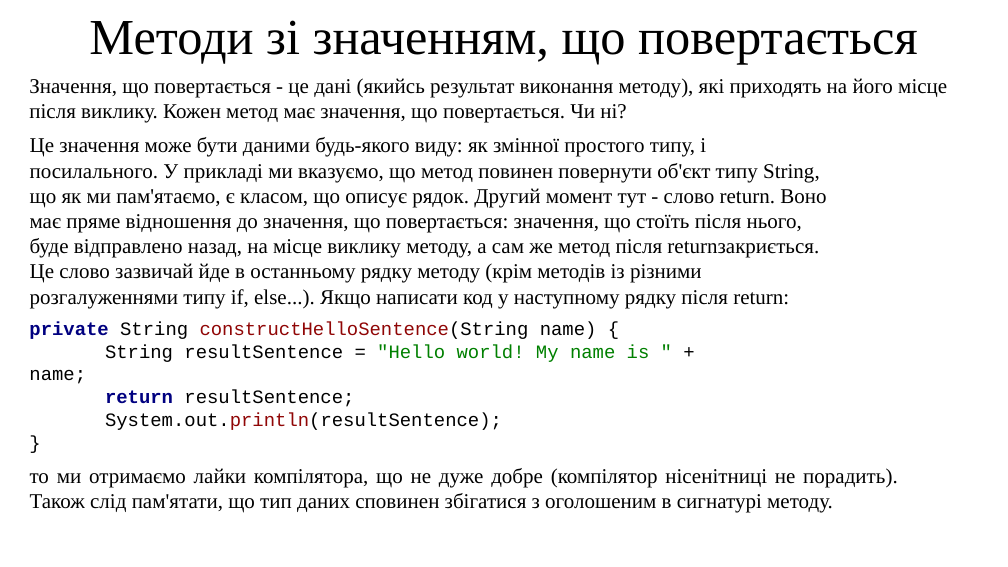
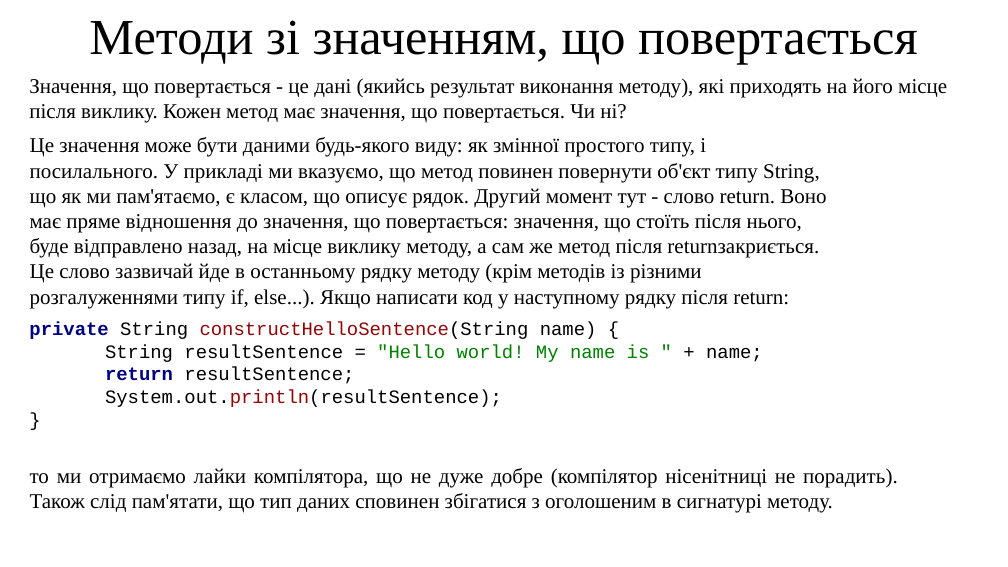
Before and after one commit to arg3ntuum/JavaCourse, a slide deck: slide 8 of Java Урок 6 Методи.pptx. Drawn at 1008x567 pixels with LibreOffice and Linux fonts; fonts in the diff are those of the drawing. Boxes give left, top, right and bottom in pixels: in the first picture for what was removed or moved away, otherwise in the second. Text is boxed around its words. In the diff, an @@ line names an element or a change of style, - is before the commit and + after.

```diff
--- a/Java Урок 6 Методи.pptx
+++ b/Java Урок 6 Методи.pptx
@@ text "private String constructHelloSentence(String name) {" rewrapped from (29, 322, 650, 430) to (29, 322, 763, 407) @@
```
Also in this commit, not shown: 4 other slides changed, 5 other files.
